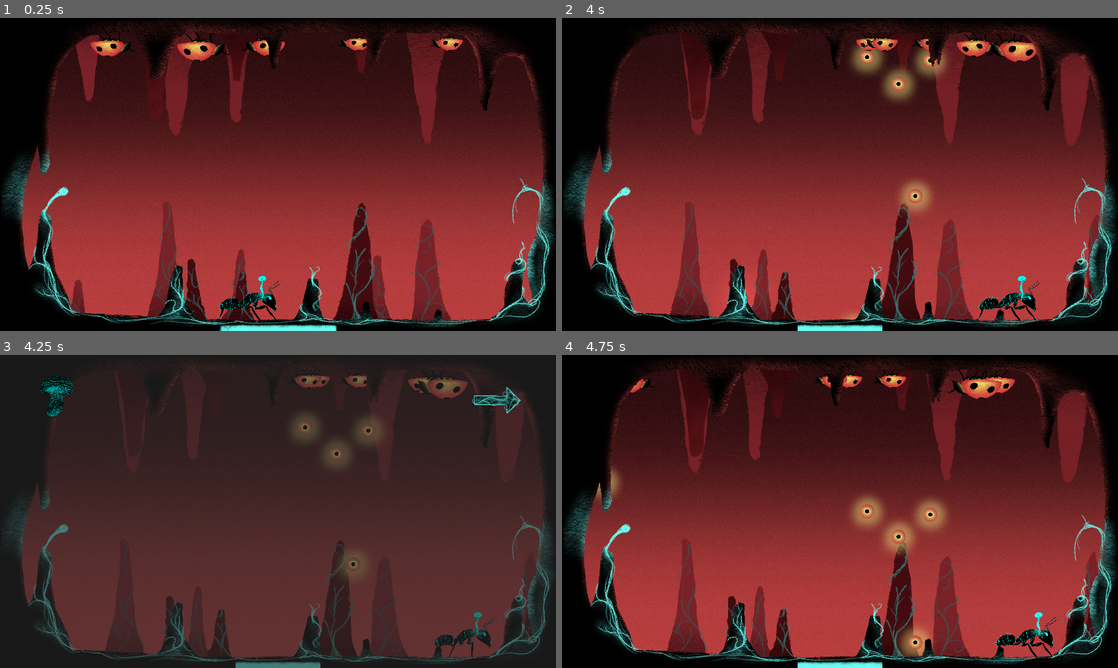
Above: before the commit, frames 1-4 (two rows, left to right).
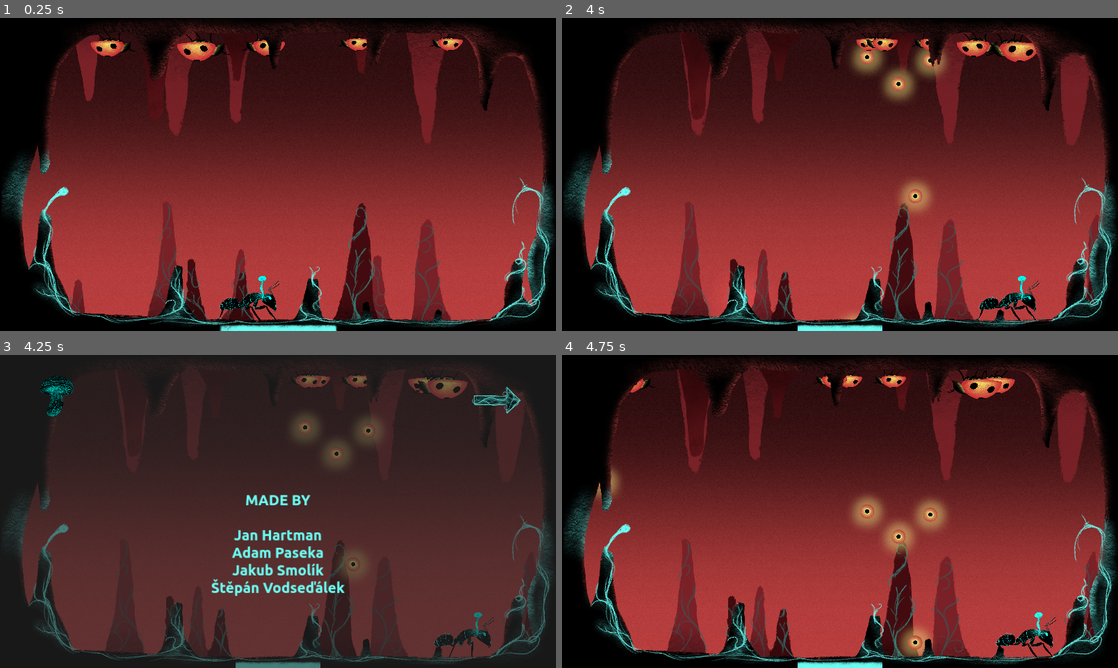
Above: after the commit, the same moments.

Repository: Couleslaw/Mycelium-Dominion-Antfall
Game: Godot game, scene res://Scenes/strilecka/strilecka.tscn
The game is run twice, just before and just after one commit, with the same random seed, the same clock (stepped at 60 frames per second) and the same inputs. This scene is started directly instead of the project's main scene. Sound files missing from this copy of the repository are replaced by a short silence.
Inputs (mouse positions are in pixels of both pictures, inside the frame that each line leads up to):
- Up to frame 1 (0.25 s): no input
- Up to frame 2 (4 s): tap Enter at 0.5 s; move the mouse to (962, 158) at 0.52 s; hold E (interact) 0.53-1.28 s; hold Right (move_right) 0.53-2.03 s; tap W (move_up) at 0.77, 1.52, 3.02, 3.77 s; move the mouse to (728, 190) at 1.27 s; tap Space (shoot) at 1.35, 2.85 s; move the mouse to (895, 105) at 2.02 s; hold Left (move_left) 2.03-2.78 s; hold E (interact) 2.03-2.78 s; move the mouse to (812, 237) at 2.77 s; hold Right (move_right) from 2.78 s (still down); move the mouse to (1006, 221) at 3.52 s; hold E (interact) from 3.53 s (still down)
- Up to frame 3 (4.25 s): keep holding Right (move_right); keep holding E (interact); tap Escape (ui_cancel) at 4.15 s
- Up to frame 4 (4.75 s): release Right (move_right) at 4.25 s; release E (interact) at 4.25 s; click (1062, 401) at 4.25 s

Frames 1-2 are identical in both runs. In frame 3, 1.8% of the frame differs, in the area x 38-62%, y 44-78%; in frame 4, nothing differs.

Commit message:
add credits to pause menu
Former-commit-id: 374aa1fd75db362845dc0546840af45ce11fb037

Diff:
--- a/game-files/Scenes/pause_menu.tscn
+++ b/game-files/Scenes/pause_menu.tscn
@@ -1,10 +1,11 @@
-[gd_scene load_steps=6 format=3 uid="uid://cf61fhx2gf0th"]
+[gd_scene load_steps=7 format=3 uid="uid://cf61fhx2gf0th"]
 
 [ext_resource type="Script" path="res://Scenes/pause_menu.gd" id="1_qjn8p"]
 [ext_resource type="Texture2D" uid="uid://mcnrwhgg1272" path="res://Assets/sprites/mainmenu/main_menu_background_mushrooms_right.png" id="2_85vov"]
 [ext_resource type="BitMap" uid="uid://bee6cig65whr3" path="res://Assets/sprites/mainmenu/main_menu_background_mushrooms_right_bm.png" id="3_03ex3"]
 [ext_resource type="Texture2D" uid="uid://bqxq41jbic3pg" path="res://Assets/sprites/continue_game.png" id="3_q26nx"]
 [ext_resource type="BitMap" uid="uid://bi0fcphhb54xu" path="res://Assets/sprites/continue_game_bm.png" id="4_0t2cj"]
+[ext_resource type="FontFile" uid="uid://gnkytdm8m1b" path="res://Assets/fonts/Ubuntu/Ubuntu-Bold.ttf" id="6_78gry"]
 
 [node name="PauseMenu" type="Control"]
 process_mode = 3
@@ -49,5 +50,30 @@
 texture_click_mask = ExtResource("4_0t2cj")
 stretch_mode = 4
 
+[node name="Label" type="Label" parent="."]
+layout_mode = 1
+anchors_preset = 7
+anchor_left = 0.5
+anchor_top = 1.0
+anchor_right = 0.5
+anchor_bottom = 1.0
+offset_left = -288.0
+offset_top = -630.0
+offset_right = 288.0
+offset_bottom = -225.0
+grow_horizontal = 2
+grow_vertical = 0
+theme_override_colors/font_color = Color(0.415686, 1, 0.956863, 1)
+theme_override_fonts/font = ExtResource("6_78gry")
+theme_override_font_sizes/font_size = 50
+text = "MADE BY
+
+Jan Hartman
+Adam Paseka
+Jakub Smolík
+Štěpán Vodseďálek"
+horizontal_alignment = 1
+vertical_alignment = 1
+
 [connection signal="pressed" from="BackToShroom" to="." method="_on_back_to_shroom_pressed"]
 [connection signal="pressed" from="Continue" to="." method="_on_continue_pressed"]
